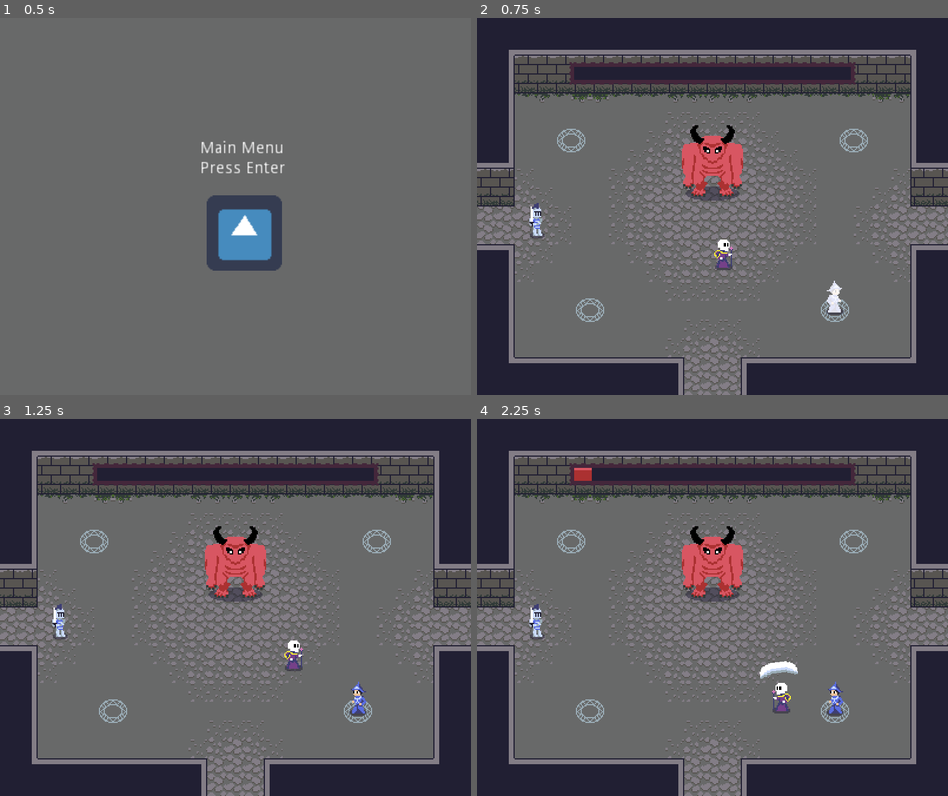
Above: before the commit, frames 1-4 (two rows, left to right).
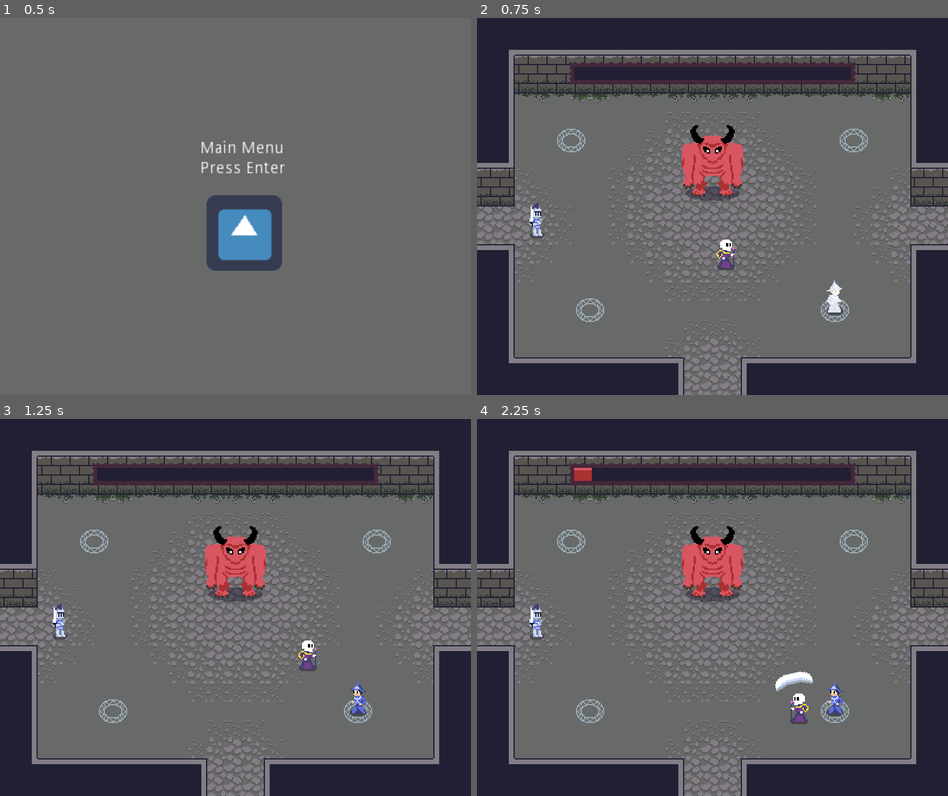
Above: after the commit, the same moments.

Repository: svntax/LD46-KeepItAlive
Game: Godot game, scene res://MainMenu/Main.tscn
Same seed, same stepped clock (60 frames per second), same inputs: the game is played once before the commit and once after it. The engine's default icon, where the game draws it, is replaced by a stand-in: a white triangle on a blue panel in a dark square.
Inputs (mouse positions are in pixels of both pictures, inside the frame that each line leads up to):
- Up to frame 1 (0.5 s): no input
- Up to frame 2 (0.75 s): tap Enter (ui_accept) at 0.5 s; move the mouse to (816, 187) at 0.52 s; hold Right (MOVE_RIGHT) from 0.53 s (still down); click (816, 187) at 0.6 s
- Up to frame 3 (1.25 s): keep holding Right (MOVE_RIGHT); tap Enter (ui_accept) at 0.77 s
- Up to frame 4 (2.25 s): move the mouse to (618, 626) at 1.27 s; release Right (MOVE_RIGHT) at 1.28 s; hold Down (MOVE_DOWN) 1.28-2.03 s; click (618, 626) at 1.35 s; tap Enter (ui_accept) at 1.52 s; move the mouse to (759, 524) at 2.02 s; hold Right (MOVE_RIGHT) from 2.03 s (still down); click (759, 524) at 2.1 s

Frame 1 is identical in both runs. In frame 2, 0.2% of the frame differs, in the area x 50-55%, y 58-67%; in frame 3, 0.4%; in frame 4, 0.8%, in the area x 60-72%, y 64-81%.

Commit message:
Update Balance Tunings
Adjust spawn rate, decrease enemy
stun immunity, increase player speed.

Diff:
--- a/Enemies/KnightEnemy.gd
+++ b/Enemies/KnightEnemy.gd
@@ -52,7 +52,7 @@
     stunned_timer.connect("timeout", self, "_stunned_timer_finished")
 
     stun_immunity_timer.connect("timeout", self, "_stun_immunity_finished")
-    stun_immunity_timer.wait_time = 2
+    stun_immunity_timer.wait_time = 1.5
 
     hitbox.connect("body_entered", self, "_on_body_entered")
 
--- a/Enemies/KnightSpawner.gd
+++ b/Enemies/KnightSpawner.gd
@@ -12,7 +12,7 @@
 onready var GAME_DURATION_MILLIS = 8 * 60 * 1000 # 8 minutes
 
 onready var ENEMIES_PER_MINUTE_START = 3;
-onready var ENEMIES_PER_MINUTE_END = 8;
+onready var ENEMIES_PER_MINUTE_END = 6;
 
 func _ready():
     spawn_timer.connect("timeout", self, "_spawn_timer_finished")
@@ -30,7 +30,9 @@
 
 func get_spawn_time() -> float:
     var seconds = 60 / get_enemies_per_minute_now()
-    return rand_range(seconds * 0.75, seconds * 1.25)
+    var spawn_time = rand_range(seconds * 0.01, seconds * 2)
+    print("Selecting knight spawn time of ", spawn_time)
+    return spawn_time
 
 func get_enemies_per_minute_now() -> float:
     var difference = ENEMIES_PER_MINUTE_END - ENEMIES_PER_MINUTE_START
--- a/Enemies/MageSpawner.gd
+++ b/Enemies/MageSpawner.gd
@@ -10,7 +10,7 @@
 
 onready var game_root = get_tree().get_root().get_node("Gameplay")
 
-onready var ENEMIES_PER_MINUTE_START = 3;
+onready var ENEMIES_PER_MINUTE_START = 2;
 onready var ENEMIES_PER_MINUTE_END = 8;
 
 onready var TOO_CLOSE_RANGE = 100
@@ -39,7 +39,9 @@
 
 func get_spawn_time() -> float:
     var seconds = 60 / get_enemies_per_minute_now()
-    return rand_range(seconds * 0.75, seconds * 1.25)
+    var spawn_time = rand_range(seconds * 0.01, seconds * 2)
+    print("Mage spawn time of ", spawn_time)
+    return spawn_time
 
 func get_enemies_per_minute_now() -> float:
     var difference = ENEMIES_PER_MINUTE_END - ENEMIES_PER_MINUTE_START
--- a/Player/Player.gd
+++ b/Player/Player.gd
@@ -1,6 +1,6 @@
 extends KinematicBody2D
 
-const WALK_SPEED = 80
+const WALK_SPEED = 100
 const REFLECT_SPEED = 4
 
 enum State {NORMAL, STUNNED}
